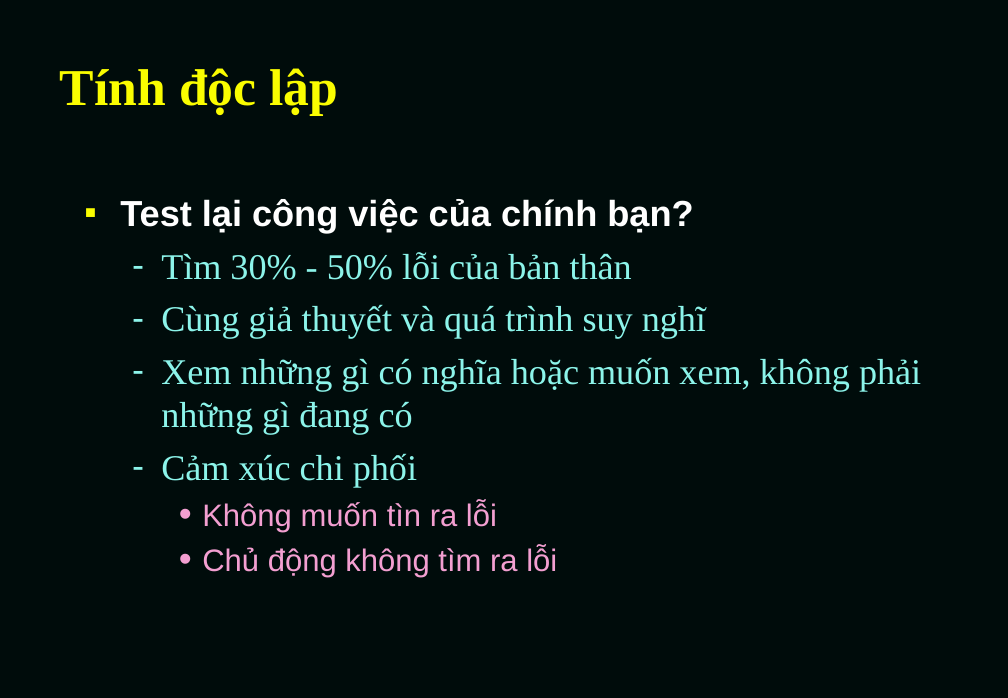
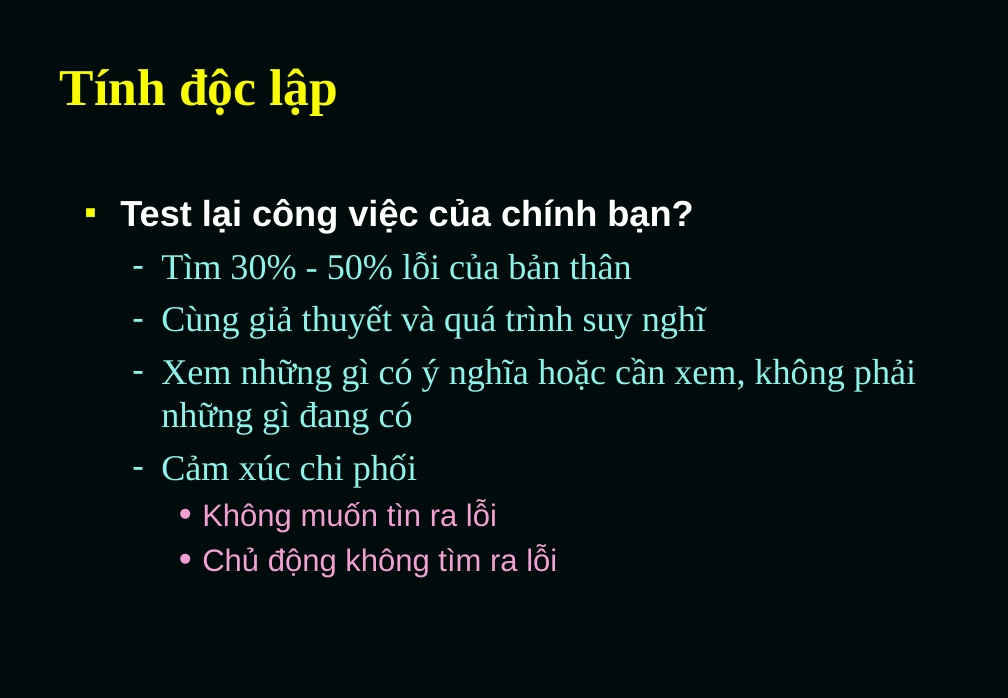
Before and after one commit to TesterRepo/kiemthu_Group1, a slide deck: slide 50 of ISTQBCH1-nhóm 1.ppt. Drawn at 1008x698 pixels with LibreOffice and Linux fonts; fonts in the diff are those of the drawing. Boxes give left, top, right and bottom in pixels: in the first picture for what was removed or moved away, otherwise in the second. Text is boxed around its words. In the diff, an @@ line names an element or a change of style, - is before the commit and + after.

```diff
--- a/ISTQBCH1-nhóm 1.ppt
+++ b/ISTQBCH1-nhóm 1.ppt
@@ text at [161,357,916,435]: text changed @@
-  – Xem những gì có nghĩa hoặc muốn xem, không phải những gì đang có
+  – Xem những gì có ý nghĩa hoặc cần xem, không phải những gì đang có
```
Also in this commit, not shown: 24 other slides changed.
